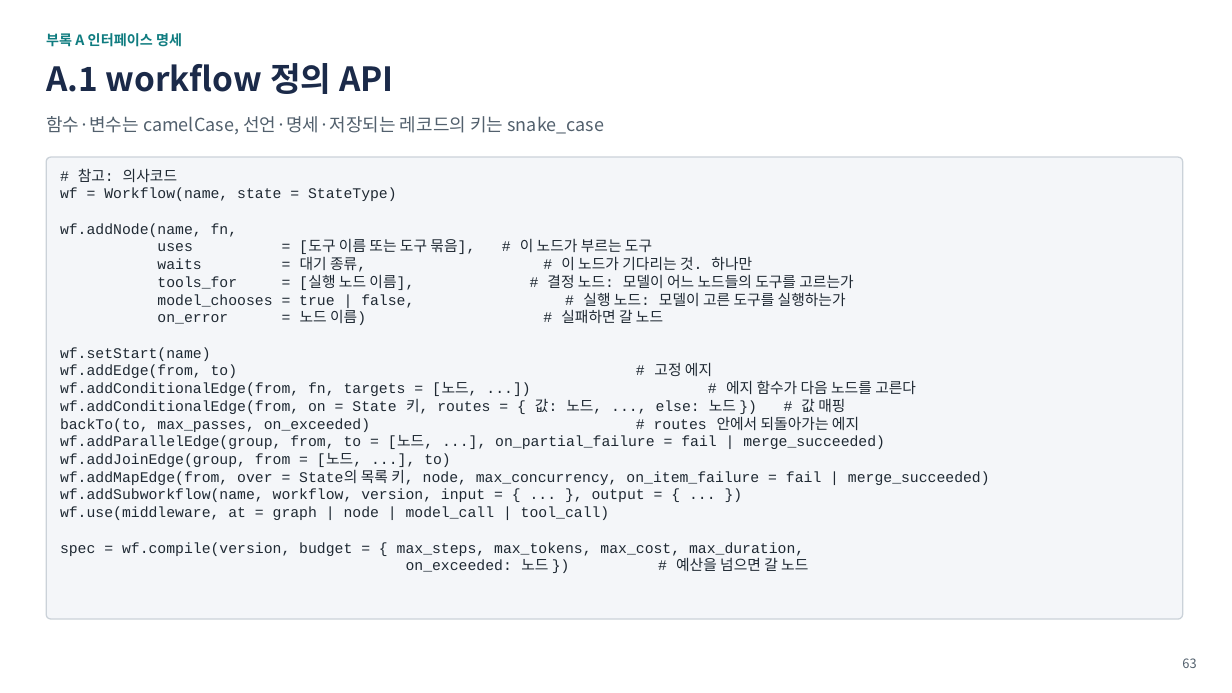
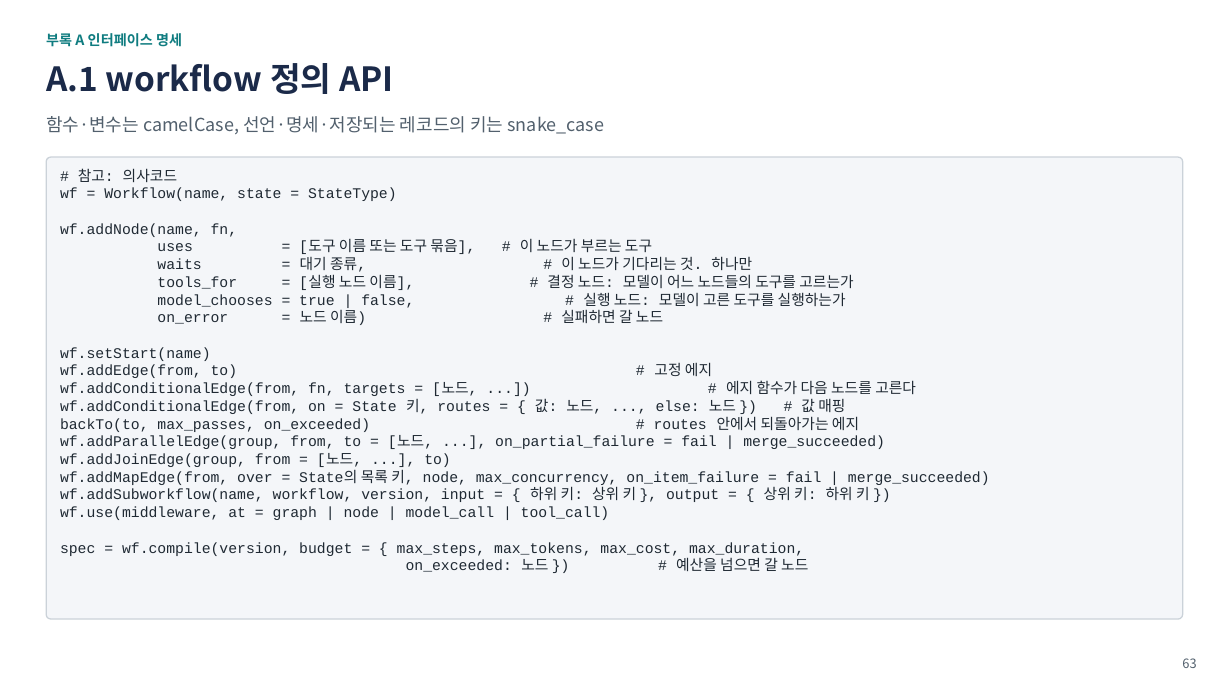
Before and after one commit to iwindfree/windfree-blog, a slide deck: slide 63 of public/files/ai-agent-workflow-framework/AI_Agent_Workflow_Framework_Summary.pptx. Drawn at 1232x693 pixels with LibreOffice and Linux fonts; fonts in the diff are those of the drawing. Boxes give left, top, right and bottom in pixels: in the first picture for what was removed or moved away, otherwise in the second. Text is boxed around its words. In the diff, an @@ line names an element or a change of style, - is before the commit and + after.

```diff
--- a/public/files/ai-agent-workflow-framework/AI_Agent_Workflow_Framework_Summary.pptx
+++ b/public/files/ai-agent-workflow-framework/AI_Agent_Workflow_Framework_Summary.pptx
@@ text at [60,486,870,502]: text changed @@
-wf.addSubworkflow(name, workflow, version, input = { ... }, output = { ... })
+wf.addSubworkflow(name, workflow, version, input = { 하위 키: 상위 키 }, output = { 상위 키: 하위 키 })
```
Also in this commit, not shown: 1 other file.
